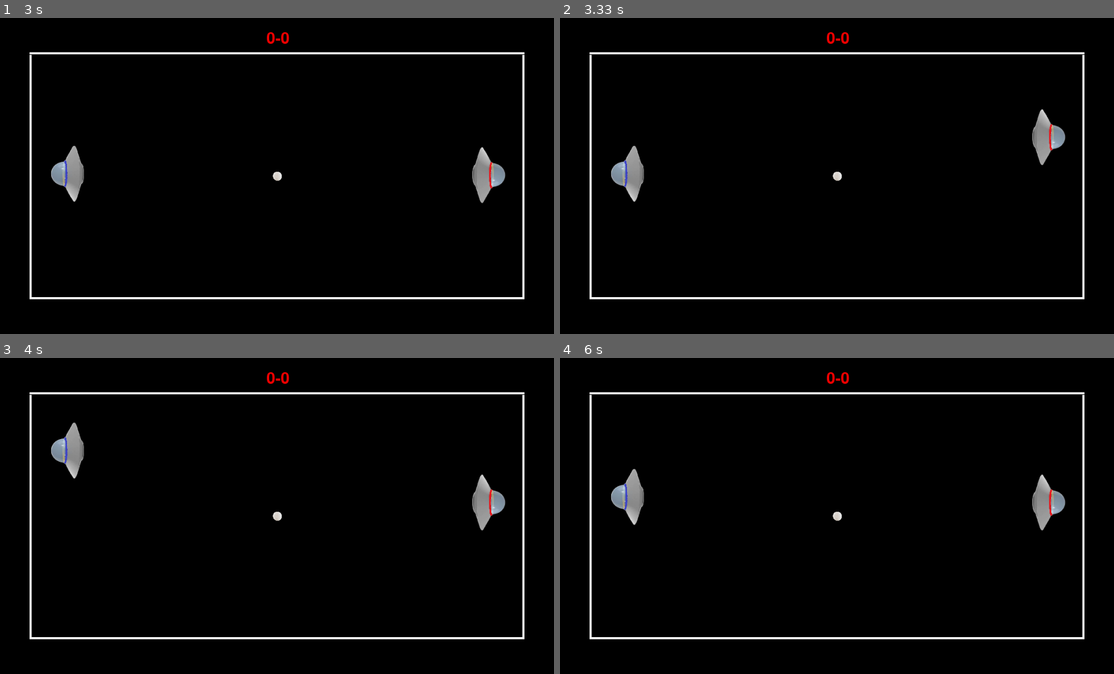
Above: before the commit, frames 1-4 (two rows, left to right).
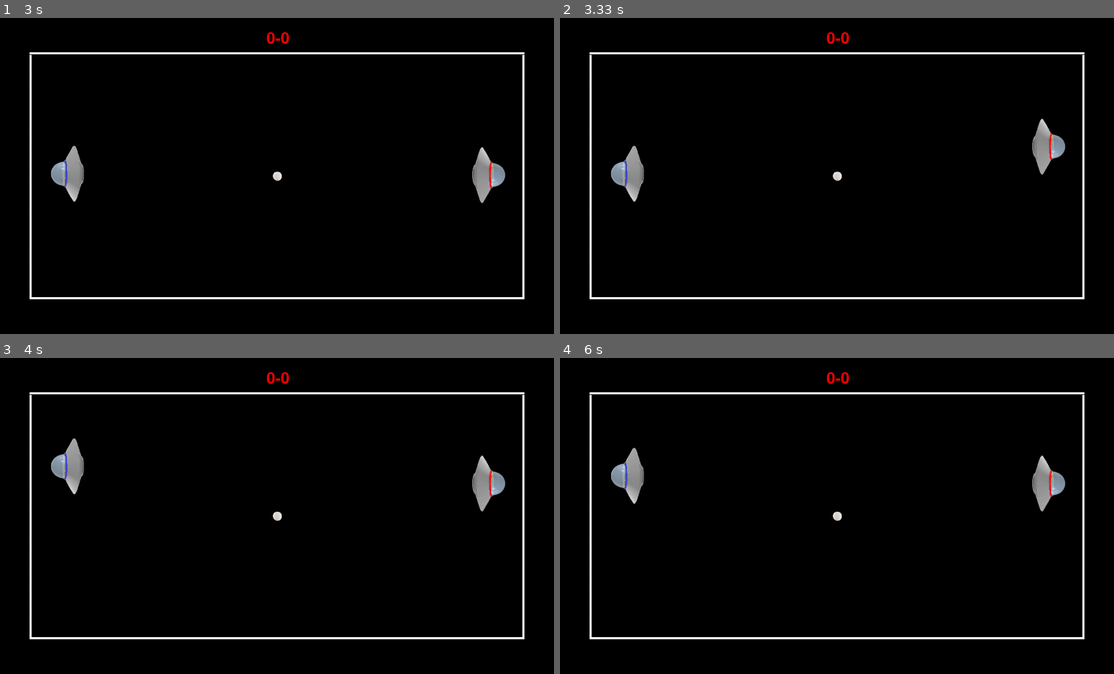
Above: after the commit, the same moments.

Repository: valera-creator/pygame_ping_pong
Game: pygame game, started from main.py
Same seed, same stepped clock (60 frames per second), same inputs: the game is played once before the commit and once after it.
Inputs (mouse positions are in pixels of both pictures, inside the frame that each line leads up to):
- Up to frame 1 (3 s): click (277, 176) at 0.38 s
- Up to frame 2 (3.33 s): hold Up from 3.17 s (still down)
- Up to frame 3 (4 s): release Up at 3.63 s; hold Up from 3.67 s (still down); tap W at 3.73 s
- Up to frame 4 (6 s): release Up at 4.03 s; hold Up 4.07-4.37 s; tap W at 4.13, 4.47, 4.87, 5.2, 5.6, 5.93 s; hold Up 4.4-4.77 s; hold Up 4.8-5.1 s; hold Up 5.13-5.5 s; hold Up 5.53-5.83 s; hold Up from 5.87 s (still down)

Frame 1 is identical in both runs. In frame 2, 0.5% of the frame differs, in the area x 85-92%, y 28-50%; in frame 3, 1.5%; in frame 4, 1.6%, in the area x 9-92%, y 28-55%.

Commit message:
движение игроков на 6 вместо 8

Diff:
--- a/player.py
+++ b/player.py
@@ -11,7 +11,7 @@
         self.image = pygame.image.load(os.path.join('assets', 'images', f'{color_image}.png'))  # картинки нло
         self.image = pygame.transform.scale(self.image, (self.size, self.size))
         self.mask = pygame.mask.from_surface(self.image)
-        self.speed_player = 8
+        self.speed_player = 6
         self.height = height
         self.rect = self.image.get_rect()
         self.width = width
@@ -45,10 +45,13 @@
         self.up означает движение вверх
         self.down означает движение вниз
         self.need_go означает, что необходимо совершить движение у игрока
+
+        y1, y2 - когда не нужно менять направления из-за багов с границами сверху и снизу
         """
+        y1, y2 = 28, 372
 
         if self.need_go:
-            if self.click and (self.up or self.down) and 40 < self.rect.y < 376:
+            if self.click and (self.up or self.down) and y1 < self.rect.y < y2:
                 self.click = False
                 self.up, self.down = self.down, self.up
             self.click = False
